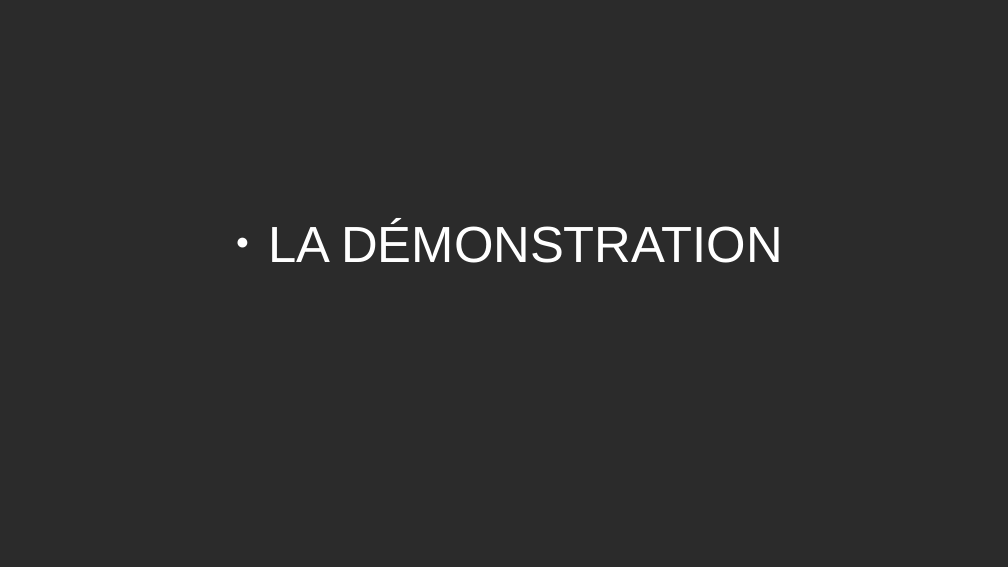
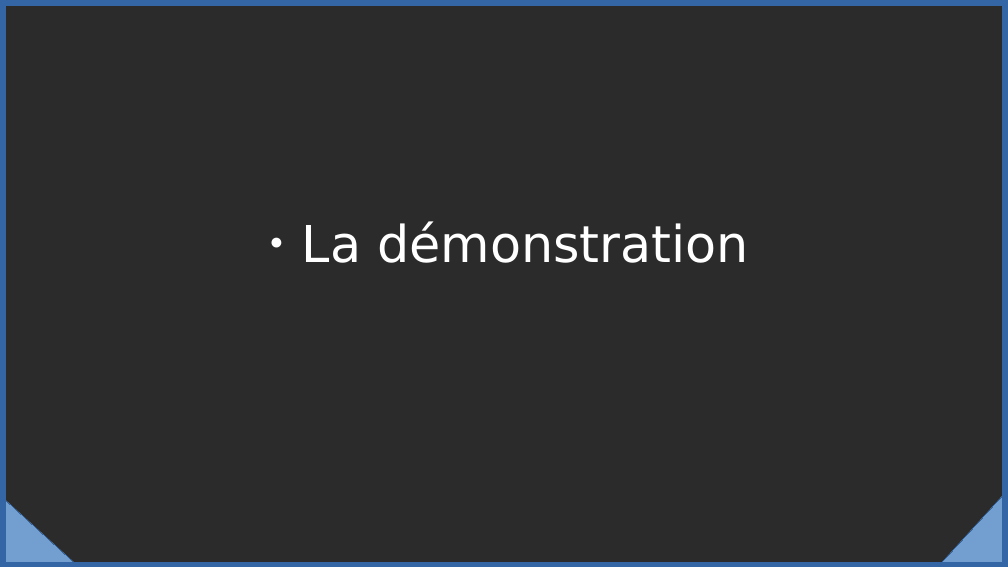
Before and after one commit to Lukam90/Sym-CRM, a slide deck: slide 7 of document/Presentation-Sym-CRM-LH.odp (slide 11 before the commit). Drawn at 1008x567 pixels with LibreOffice and Linux fonts; fonts in the diff are those of the drawing; background and template pictures are left out; a plain dark background stands for a picture behind light text. Boxes give left, top, right and bottom in pixels: in the first picture for what was removed or moved away, otherwise in the second. Text is boxed around its words. In the diff, an @@ line names an element or a change of style, - is before the commit and + after.

```diff
--- a/document/Presentation-Sym-CRM-LH.odp
+++ b/document/Presentation-Sym-CRM-LH.odp
@@ rectangle added at [0,0,1008,567], outline #3465A4 10.01 pt @@
@@ subtitle at [302,221,748,263]: text changed; font Arial to DejaVu Sans @@
-● LA DÉMONSTRATION
+● La démonstration
@@ right triangle added at [0,495,80,567], fill #729FCF, outline #3465A4 0 pt @@
@@ right triangle added at [937,489,1008,567], fill #729FCF, outline #3465A4 0 pt @@
```
Also in this commit, not shown: 9 other slides changed, 6 slides removed, 2 other files.
